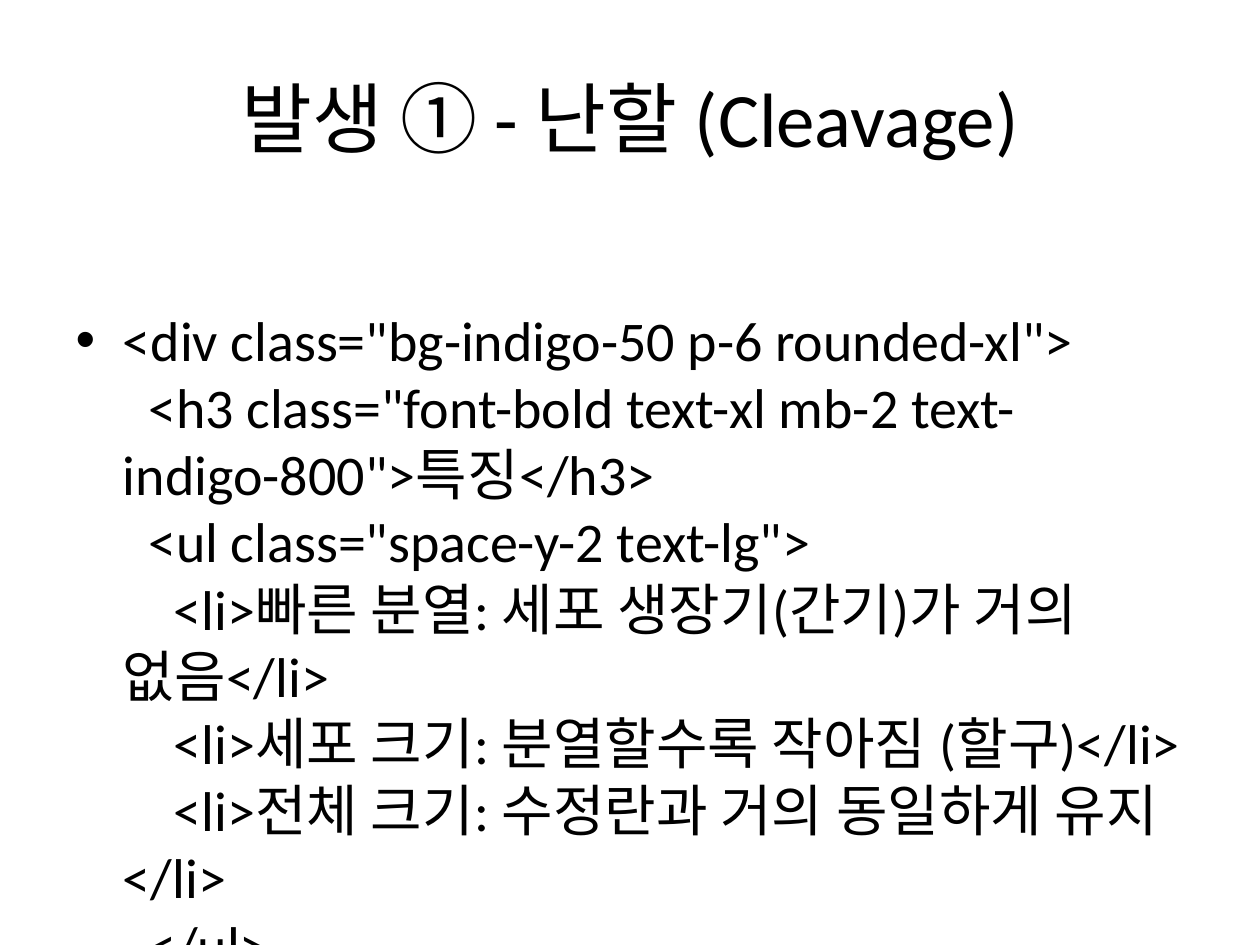
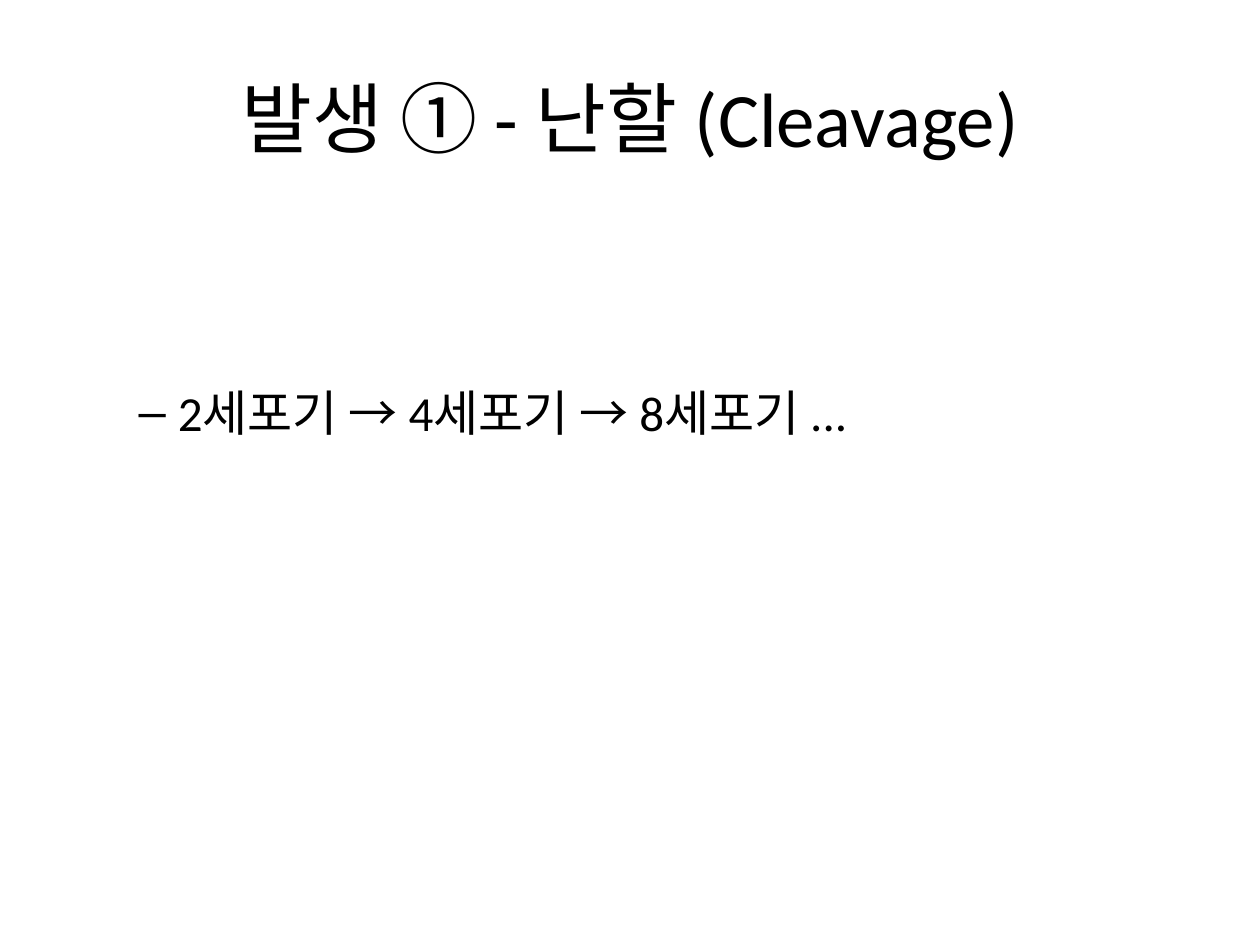
Before and after one commit to rjegjin/Project-SCOPE, a slide deck: slide 6 of output/02_fertilization.pptx. Drawn at 1260x945 pixels with LibreOffice and Linux fonts; fonts in the diff are those of the drawing. Boxes give left, top, right and bottom in pixels: in the first picture for what was removed or moved away, otherwise in the second. Text is boxed around its words. In the diff, an @@ line names an element or a change of style, - is before the commit and + after.

```diff
--- a/output/02_fertilization.pptx
+++ b/output/02_fertilization.pptx
@@ text at [123, 322, 1180, 836]: paragraph removed @@
-• <div class="bg-indigo-50 p-6 rounded-xl">
-  <h3 class="font-bold text-xl mb-2 text-indigo-800">특징</h3>
-  <ul class="space-y-2 text-lg">
-  <li>빠른 분열: 세포 생장기(간기)가 거의 없음</li>
-  <li>세포 크기: 분열할수록 작아짐 (할구)</li>
-  <li>전체 크기: 수정란과 거의 동일하게 유지</li>
-  </ul>
-  </div>
```
Also in this commit, not shown: 3 other slides changed, 1 slide removed, 12 other files.
